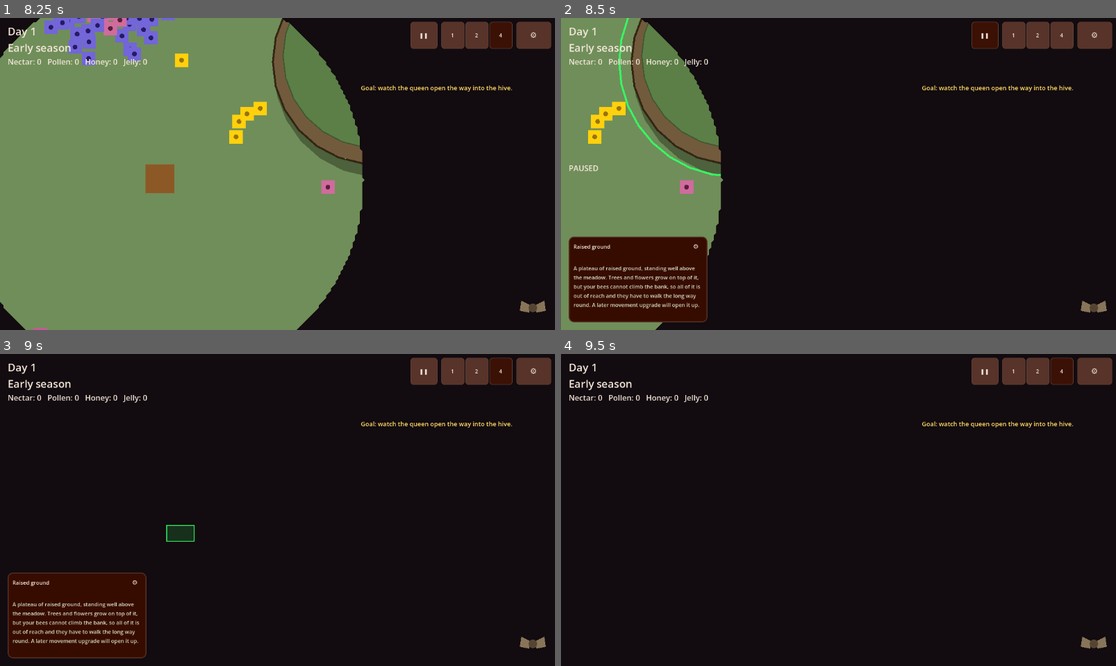
Above: before the commit, frames 1-4 (two rows, left to right).
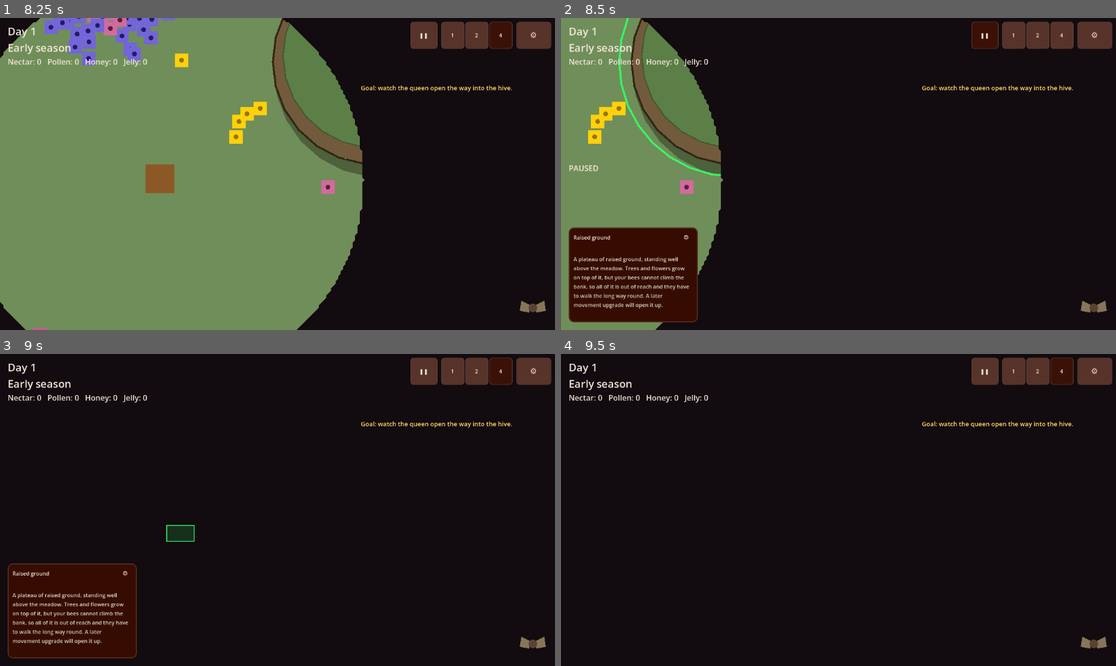
Above: after the commit, the same moments.

Repository: wonderburg7/meadow
Game: Godot game, scene res://scenes/Main.tscn
Same seed, same stepped clock (60 frames per second), same inputs: the game is played once before the commit and once after it.
Inputs (mouse positions are in pixels of both pictures, inside the frame that each line leads up to):
- Up to frame 1 (8.25 s): click (55, 105) at 0.52 s; click "Start" at 1.25 s; click "⚙" at 2 s; click "Restart Run" at 2.75 s; click "❚❚" at 3.5 s; click "1" at 4.25 s; click "2" at 5 s; click "4" at 5.75 s; click (532, 308) at 6.5 s; click "Dismiss" at 7.25 s; tap Enter at 8 s; move the mouse to (399, 158) at 8.02 s; hold Right from 8.03 s (still down); tap Tab at 8.1 s; click (399, 158) at 8.17 s
- Up to frame 2 (8.5 s): keep holding Right; tap Space at 8.27 s
- Up to frame 3 (9 s): tap Space at 8.57 s; release Right at 8.75 s; drag from (166, 525) to (249, 572) at 8.77 s
- Up to frame 4 (9.5 s): no input

Frame 1 is identical in both runs. In frame 2, 2.4% of the frame differs, in the area x 1-27%, y 67-98%; in frame 3, 2.4%; in frame 4, nothing differs.

Commit message:
UI-T-6 -- the command tray fills its rectangle again
_resize_command_tray measured command_scroll's own minimum size, but a
ScrollContainer omits a child's minimum on the axis it scrolls, so the
tray's height cap was always ~0 and it rendered as a bar with no buttons.
Measure the scrolled content instead, and subtract the panel's own
border/margin chrome (new UiLayout.panel_chrome_height()) from the ceiling
before applying it.

_apply_selection_tray_width only set custom_minimum_size (a floor), so a
wider-than-floor child -- the cog, a soil button, an unwrapped word --
could still push the summary panel past its 16px gap with the command
tray. Set the panel's actual size too, cap its column to the space inside
the panel's own chrome (new UiLayout.panel_chrome_width()), and stop the
soil buttons and cog from raising that column's minimum width.

Re-files C-18 in checks/ready.md with the two clauses from Dave's 8 Sep
report, and unblocks C-7 (moved back from checks/blocked.md), which needed
the command tray to assign the Forager role.

Co-Authored-By: Claude Sonnet 5 <noreply@anthropic.com>

Diff:
--- a/scripts/hud.gd
+++ b/scripts/hud.gd
@@ -365,6 +365,10 @@
 ## without shrinking the PanelContainer below its content (which
 ## Control.set_size cannot do -- see _resize_command_tray).
 var command_scroll: ScrollContainer
+## command_scroll's one child. A ScrollContainer reports ~0 for
+## get_combined_minimum_size() on the axis it scrolls, so
+## _resize_command_tray measures this instead -- see _build_command_tray.
+var command_content: VBoxContainer
 var command_columns: Container
 var job_column_wrapper: VBoxContainer
 var job_column: VBoxContainer
@@ -892,12 +896,18 @@
 	soil_mark_btn = Button.new()
 	_style_button(soil_mark_btn)
 	soil_mark_btn.text = "Mark for digging"
+	# Wrap and clip rather than raise the column's minimum width past the
+	# space _apply_selection_tray_width has given it (Dave, 8 Sep 2026, C-18).
+	soil_mark_btn.autowrap_mode = TextServer.AUTOWRAP_WORD_SMART
+	soil_mark_btn.clip_text = true
 	soil_mark_btn.pressed.connect(func(): soil_mark_requested.emit(true))
 	soil_summary_row.add_child(_with_info(soil_mark_btn, "Flag every selected block for miners to dig out. Blocks buried behind other soil can be marked too -- miners simply cannot reach them until the ones in front are gone, so a marked seam digs itself inward layer by layer."))
 
 	soil_clear_btn = Button.new()
 	_style_button(soil_clear_btn)
 	soil_clear_btn.text = "Clear marks"
+	soil_clear_btn.autowrap_mode = TextServer.AUTOWRAP_WORD_SMART
+	soil_clear_btn.clip_text = true
 	soil_clear_btn.pressed.connect(func(): soil_mark_requested.emit(false))
 	soil_summary_row.add_child(_with_info(soil_clear_btn, "Take the digging flag off the selected blocks. Any digging already done is kept, so you can put the mark back later without losing the work."))
 
@@ -916,6 +926,10 @@
 	# Keep the cog aligned with the first identity line when that label wraps
 	# to show role and age below it (UI-P-8).
 	menu.size_flags_vertical = Control.SIZE_SHRINK_BEGIN
+	# A fixed width so this single glyph cannot raise the selection column's
+	# minimum width above the space _apply_selection_tray_width gives it at
+	# a large text scale (Dave, 8 Sep 2026, C-18).
+	menu.custom_minimum_size.x = 24.0
 	menu.tooltip_text = "Choose which fields this panel shows for the selected bee."
 	menu.focus_mode = Control.FOCUS_NONE
 	var popup := menu.get_popup()
@@ -979,6 +993,7 @@
 	var column := VBoxContainer.new()
 	column.add_theme_constant_override("separation", 4)
 	command_scroll.add_child(column)
+	command_content = column
 
 	# Three ranked columns rather than one flowing row, per Dave's 22 Aug
 	# call -- each one wraps onto more rows internally rather than the
@@ -2545,8 +2560,17 @@
 func _apply_selection_tray_width() -> void:
 	var width: float = UiLayout.selection_tray_width(get_viewport().get_visible_rect().size.x)
 	selection_panel.custom_minimum_size.x = width
+	# custom_minimum_size is only a floor -- set the anchored panel's actual
+	# width too, so a wider-than-floor child (a soil button, an unwrapped
+	# word) cannot push it past the command tray's 16px gap (Dave, 8 Sep
+	# 2026, C-18).
+	selection_panel.size.x = width
 	if selection_column != null:
-		selection_column.custom_minimum_size.x = width
+		# Cap the column to the space inside the panel's own border and
+		# content margins, not the panel's outer width, so its content
+		# cannot raise the column's minimum width above what the panel has
+		# to give it.
+		selection_column.custom_minimum_size.x = maxf(0.0, width - UiLayout.panel_chrome_width())
 
 ## The command tray is centred at half the viewport until its two side bands
 ## reach their minimum widths. The summary panel and Gallerin bubble derive
@@ -2591,8 +2615,14 @@
 	# A PanelContainer cannot be made shorter than its content (set_size
 	# clamps up to the combined minimum), so the cap goes on the scroll
 	# region: it is the one child allowed to be smaller than what it holds.
-	var content_height: float = command_scroll.get_combined_minimum_size().y
-	command_scroll.custom_minimum_size.y = minf(content_height, ceiling)
+	# Measure command_content, not command_scroll: a ScrollContainer omits a
+	# child's minimum on the axis it scrolls, so get_combined_minimum_size()
+	# on command_scroll itself is ~0 however much the tray holds (Dave, 8 Sep
+	# 2026, C-18). ceiling is a budget for the panel's outer rectangle, so
+	# the panel's own chrome comes off before it caps content inside it.
+	var chrome: float = UiLayout.panel_chrome_height()
+	var content_height: float = command_content.get_combined_minimum_size().y
+	command_scroll.custom_minimum_size.y = minf(content_height, maxf(0.0, ceiling - chrome))
 	command_tray.reset_size()
 
 func set_winter_button_visible(value: bool) -> void:
--- a/scripts/ui_layout.gd
+++ b/scripts/ui_layout.gd
@@ -6,6 +6,7 @@
 ## Usage: const UiLayout = preload("res://scripts/ui_layout.gd")
 
 const GallerinPanel = preload("res://scripts/gallerin_panel.gd")
+const UiTheme = preload("res://scripts/ui_theme.gd")
 
 ## Floor width this project's UI is expected to still render at, per
 ## UI_PLAN.md section 14's acceptance criteria.
@@ -89,3 +90,18 @@
 ## Dr Gallerin's complete bottom-right footprint, for callers that need it.
 static func gallerin_reserve_width(viewport_width: float) -> float:
 	return gallerin_bubble_width(viewport_width) + GallerinPanel.ICON_SIZE.x + GallerinPanel.BUBBLE_GAP + GallerinPanel.ICON_MARGIN
+
+## Vertical chrome UiTheme.panel_stylebox() adds around a panel's content:
+## top and bottom content margins plus the top and bottom border widths.
+## A budget for a panel's outer rectangle must subtract this before it is
+## applied to a control living inside that panel. LAY-1 will generalise
+## this and panel_chrome_width() into a single Vector2.
+static func panel_chrome_height() -> float:
+	var box := UiTheme.panel_stylebox()
+	return box.content_margin_top + box.content_margin_bottom + box.border_width_top + box.border_width_bottom
+
+## Horizontal counterpart of panel_chrome_height(): left and right content
+## margins plus the left and right border widths.
+static func panel_chrome_width() -> float:
+	var box := UiTheme.panel_stylebox()
+	return box.content_margin_left + box.content_margin_right + box.border_width_left + box.border_width_right
Not shown, changed: FUNCTION_MAP.md
Not shown, changed: NEXTSTEPS.md
Not shown, changed: checks/blocked.md
Not shown, changed: checks/ready.md
Not shown, added: plans/archive/UI-T-6_2026-09-08.md
Not shown, changed: plans/now/challenge-1.md
Not shown, changed: plans/now/ui-bottom-row.md
Not shown, changed: plans/now/ui-layout-ownership.md
Not shown, changed: plans/now/ui-windows.md
Not shown, changed: plans/now/ui.md
